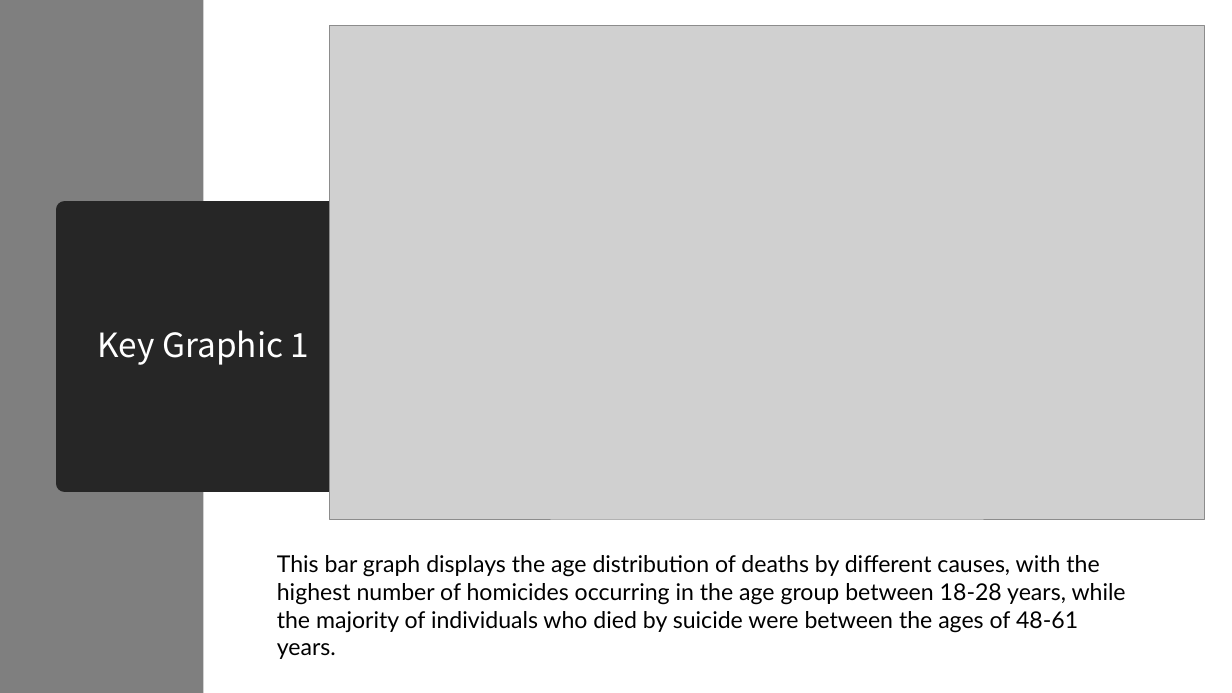
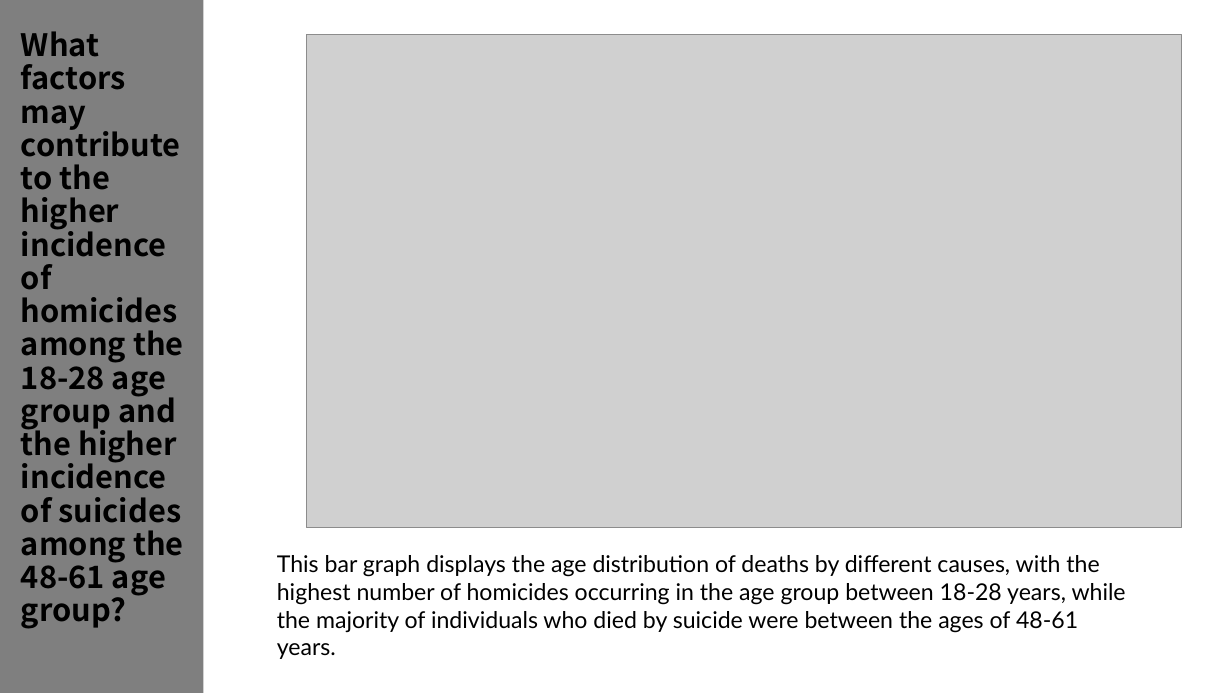
Before and after one commit to YifanZhang19/UQ, a slide deck: slide 2 of 7001/prac5-s4686474.pptx. Drawn at 1232x693 pixels with LibreOffice and Linux fonts; fonts in the diff are those of the drawing; grey boxes stand for pictures. Boxes give left, top, right and bottom in pixels: in the first picture for what was removed or moved away, otherwise in the second. Text is boxed around its words. In the diff, an @@ line names an element or a change of style, - is before the commit and + after.

Commit message:
some change

```diff
--- a/7001/prac5-s4686474.pptx
+++ b/7001/prac5-s4686474.pptx
@@ title added at [21,31,184,629], 24 pt, text #000000, bold @@
+What factors may contribute to the higher incidence of homicides among the 18-28 age group and the higher incidence of suicides among the 48-61 age group?
@@ picture: place and size @@
-picture at [330,26,1205,519]
+picture at [307,34,1182,528]
@@ title removed at [65,210,343,483] @@
-Key Graphic 1
```
Also in this commit, not shown: 1 other slide changed, 1 slide added, 1 slide removed.
